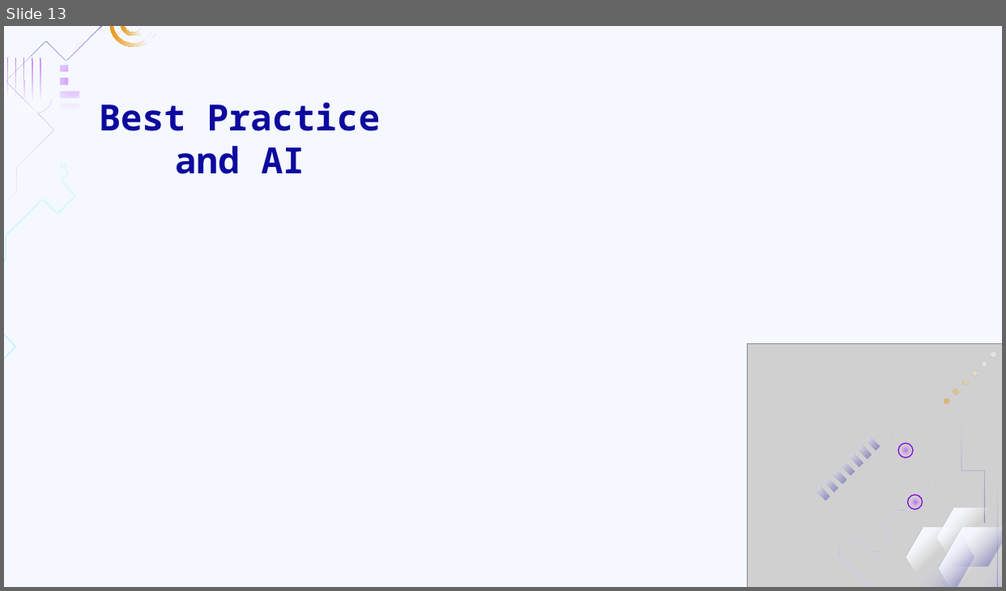
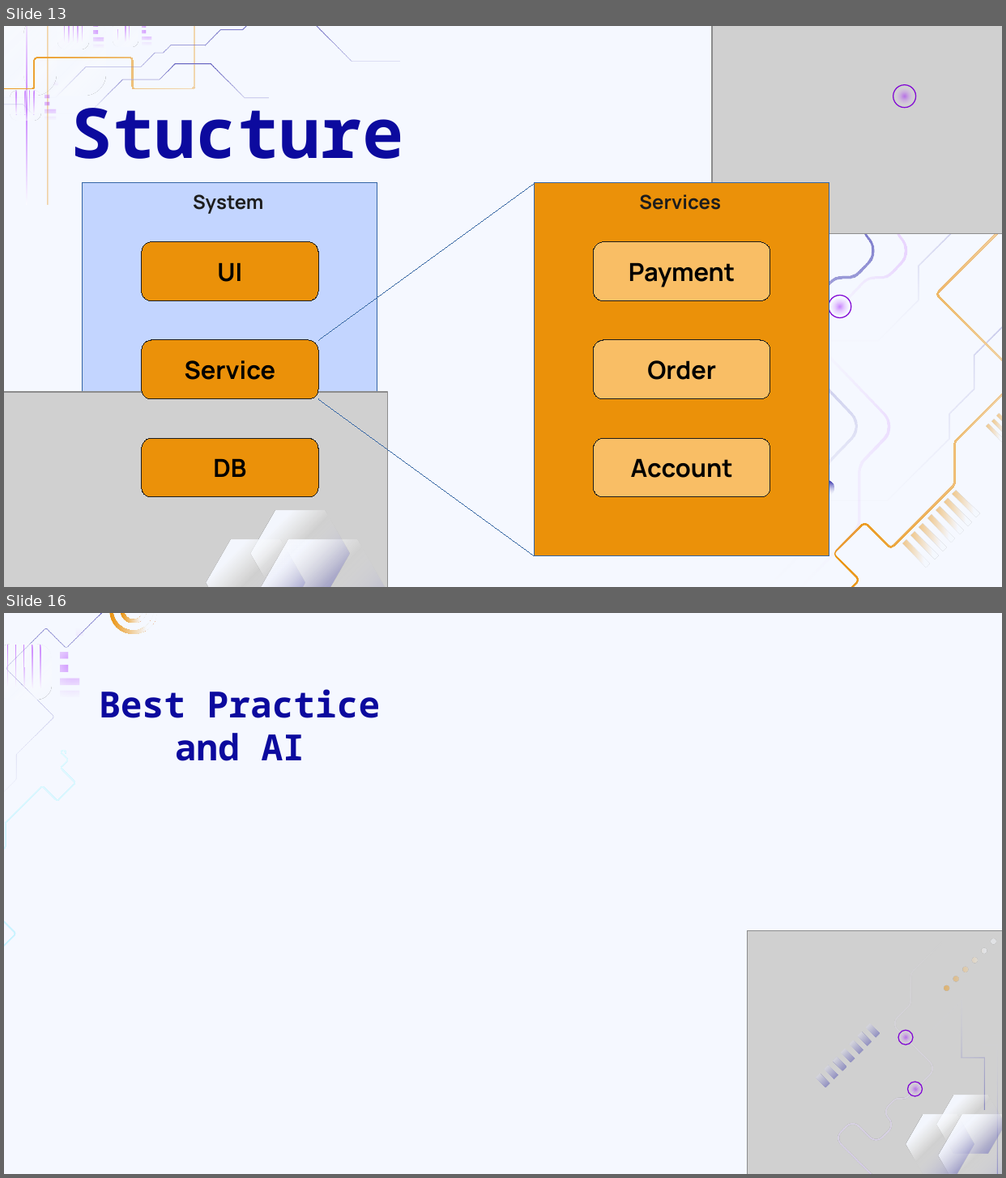
Before and after one commit to keithharrisonuk/Presentations, a slide deck: Software Development Best Practices Talk/Best Practice Talk.odp. Shown one above the other, each under a label of ours: slide 13 before the commit, slides 13 and 16 after it; the slides between them are not shown. The pictures are 1006x591 and 1006x1178 pixels, drawn with LibreOffice and Linux fonts; fonts in the diff are those of the drawing; grey boxes stand for pictures; background and template pictures are left out. Boxes give left, top, right and bottom in pixels: in the first picture for what was removed or moved away, otherwise in the second. Text is boxed around its words. In the diff, an @@ line names an element or a change of style, - is before the commit and + after.

```diff
--- a/Software Development Best Practices Talk/Best Practice Talk.odp
+++ b/Software Development Best Practices Talk/Best Practice Talk.odp
@@ slide 13 added at (4, 26, 1002, 587), background #F5F8FF @@
@@ group added at (4, 26, 401, 292): 28 freeform shapes @@
@@ title added at (71, 93, 404, 159), 50 pt, text #0C0A9E, bold @@
+Stucture
@@ rectangle added at (83, 182, 377, 556), fill #C3D5FF, outline #3465A4 0 pt @@
@@ text added at (193, 194, 263, 214), 14 pt, text #1D1D1D, bold @@
+System
@@ line added from (318, 340) to (534, 182), #3465A4 0 pt @@
@@ rectangle added at (534, 182, 829, 556), fill #EB9109, outline #3465A4 0 pt @@
@@ text added at (639, 194, 721, 210), 14 pt, text #1D1D1D, bold @@
+Services
@@ rounded rectangle added at (142, 242, 318, 301), fill #EB9109, outline #1D1D1D 0 pt, 18 pt, text #000000, bold @@
+UI
@@ rounded rectangle added at (142, 242, 318, 301), fill #EB9109, outline #1D1D1D 0 pt, 18 pt, text #000000, bold @@
+UI
@@ rounded rectangle added at (594, 242, 770, 301), fill #EB9109, outline #1D1D1D 0 pt, 18 pt, text #000000, bold @@
+UI
@@ rounded rectangle added at (594, 242, 770, 301), fill #EB9109, outline #1D1D1D 0 pt, 18 pt, text #000000, bold @@
+UI
@@ rounded rectangle added at (594, 242, 770, 301), fill #F9BE65, outline #1D1D1D 0 pt, 18 pt, text #000000, bold @@
+Payment
@@ rounded rectangle added at (142, 340, 318, 399), fill #EB9109, outline #1D1D1D 0 pt, 18 pt, text #000000, bold @@
+Service
@@ rounded rectangle added at (594, 340, 770, 399), fill #EB9109, outline #1D1D1D 0 pt, 18 pt, text #000000, bold @@
+Service
@@ rounded rectangle added at (594, 340, 770, 399), fill #F9BE65, outline #1D1D1D 0 pt, 18 pt, text #000000, bold @@
+Order
@@ line added from (318, 399) to (534, 556), #3465A4 0 pt @@
@@ rounded rectangle added at (142, 438, 318, 497), fill #EB9109, outline #1D1D1D 0 pt, 18 pt, text #000000, bold @@
+DB
@@ rounded rectangle added at (594, 438, 770, 497), fill #EB9109, outline #1D1D1D 0 pt, 18 pt, text #000000, bold @@
+DB
@@ rounded rectangle added at (594, 438, 770, 497), fill #F9BE65, outline #1D1D1D 0 pt, 18 pt, text #000000, bold @@
+Account
@@ group added at (711, 26, 1002, 587): 15 freeform shapes, 5 ellipses, 1 picture @@
@@ group added at (4, 392, 391, 587): 3 freeform shapes, 1 picture @@
@@ freeform shape added at (253, 541, 391, 587), fill gradient #F5F8FF to #FFFFFF to #0C0A9E @@
@@ what was slide 13 is now slide 16 @@
```
Also in this commit, not shown: 9 slides changed, 5 other slides added, 2 slides removed.
